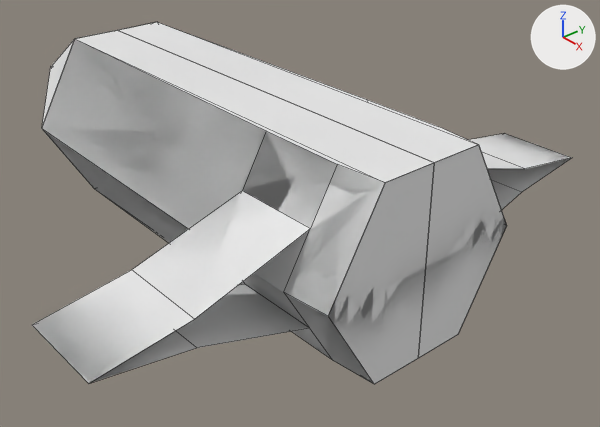
Renders of the Blender file Assets/Models/Model_Missle.blend from each side of a commit.
The view is the same before and after, from a camera (50 mm lens) standing at (1.555, -1.149, 0.906) and looking at (0.067, 0.123, -0.138). Every picture has the same lights, and +X, +Y and +Z are marked at upper right. Mesh edges are drawn as thin lines.

The older version as bpy lines, for what is in view:
```python
me_cube = bpy.data.meshes.new('Cube')
me_cube.from_pydata(...)  # 37 vertices, 27 faces, 1 loose edge; spans x -1.11..0.61, y -0.71..0.0, z -0.24..0.24
me_cube.materials.append(mat_material)  # white #e7e7e7
ob_cube = bpy.data.objects.new('Cube', me_cube)
ob_cube.location = (0.0, 0.0, 0.0)
_m = ob_cube.modifiers.new('Mirror', 'MIRROR')
_m.use_axis = (False, True, True)
_m.use_clip = True
```
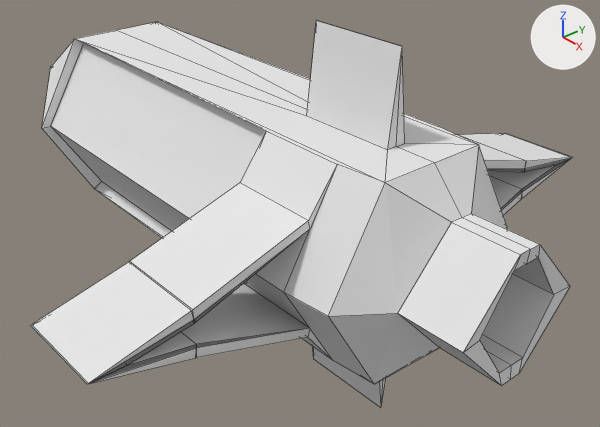
The change, as a list of edits to the scene's bpy script:
```text
Change me_cube:
    used by ob_cube; location = (0.0, 0.0, 0.0)
    remove me_cube.from_pydata(...)  # 37 vertices, 27 faces, 1 loose edge; spans x -1.11..0.61, y -0.71..0.0, z -0.24..0.24
    add me_cube.from_pydata(...)  # 63 vertices, 50 faces; spans x -1.11..0.84, y -0.71..0.0, z 0.0..0.44
    me_cube part 1
    12 vertices are removed from x -0.61..0.61, y -0.49..0.0, z -0.24..0.03
    20 faces are deleted
    1 loose edge is deleted
    32 vertices are added at x -0.61..0.84, y -0.71..0.0, z 0.0..0.44
    6 new vertices lie (0.22, 0.0, 0.0) away from vertices in x 0.27, y -0.71..-0.22, z 0.0..0.14
    43 new faces join them
Change ob_cube:
    add _m = ob_cube.modifiers.new('EdgeSplit', 'EDGE_SPLIT')
    add _m.split_angle = 0.0
```

Pixel boxes (x1, y1, x2, y2) of what changed, in the pictures (600 x 427 px):
'Cube', reshaped, modifiers changed (7% taller)
    before: (32, 22, 572, 384)
    after: (31, 20, 573, 407)
